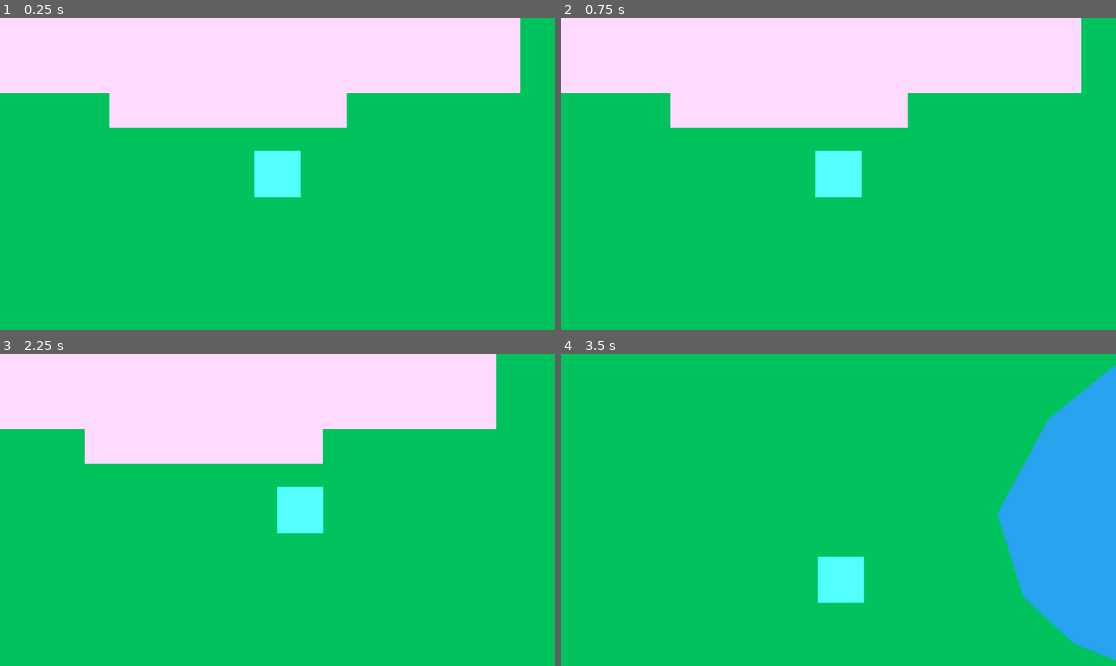
Above: before the commit, frames 1-4 (two rows, left to right).
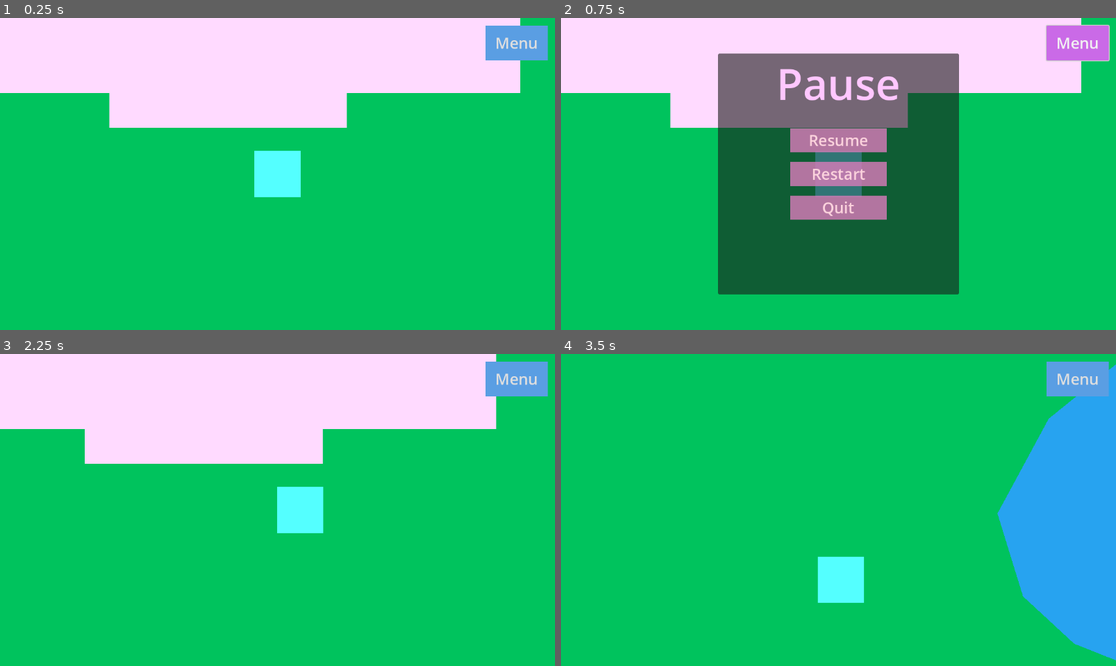
Above: after the commit, the same moments.

Repository: 127333hwy/ONYX-studio
Game: Godot game, scene res://backyard.tscn
Same seed, same stepped clock (60 frames per second), same inputs: the game is played once before the commit and once after it. This scene is started directly instead of the project's main scene.
Inputs (mouse positions are in pixels of both pictures, inside the frame that each line leads up to):
- Up to frame 1 (0.25 s): no input
- Up to frame 2 (0.75 s): click (1077, 42) at 0.5 s, where only the run after the commit has a clickable "Menu"
- Up to frame 3 (2.25 s): click (277, 475) at 1.25 s, where only the run after the commit has a clickable "Resume"; tap Enter at 2 s; hold Right (move_right) from 2.03 s (still down); tap E (interact) at 2.1 s
- Up to frame 4 (3.5 s): release Right (move_right) at 2.78 s; hold Down (move_down) from 2.78 s (still down); tap E (interact) at 2.85 s

The runs differ from the first frame. In frame 1, 1.3% of the frame differs, in the area x 87-99%, y 2-14%; in frame 2, 34%, in the area x 28-99%, y 2-89%; in frame 3, 1.3%; in frame 4, 1.3%.

Commit message:
Added menu for backyard too

Diff:
--- a/backyard.tscn
+++ b/backyard.tscn
@@ -1,7 +1,9 @@
-[gd_scene load_steps=6 format=3 uid="uid://dksw63ymgd5gd"]
+[gd_scene load_steps=12 format=3 uid="uid://dksw63ymgd5gd"]
 
 [ext_resource type="PackedScene" uid="uid://qex813hye4h5" path="res://player.tscn" id="1_apbot"]
-[ext_resource type="Script" path="res://area_2d 2.gd" id="1_e6qmv"]
+[ext_resource type="Script" path="res://BackyardDoor.gd" id="1_e6qmv"]
+[ext_resource type="Script" path="res://button.gd" id="3_b27s0"]
+[ext_resource type="PackedScene" uid="uid://bveq4i1y5dtdf" path="res://pause_menu.tscn" id="4_8geq7"]
 
 [sub_resource type="RectangleShape2D" id="RectangleShape2D_w8oy4"]
 size = Vector2(125.408, 25.4285)
@@ -11,6 +13,20 @@
 
 [sub_resource type="RectangleShape2D" id="RectangleShape2D_43wym"]
 size = Vector2(28, 1320)
+
+[sub_resource type="StyleBoxFlat" id="StyleBoxFlat_0kqq2"]
+bg_color = Color(0.791065, 0.415899, 0.90647, 1)
+
+[sub_resource type="StyleBoxFlat" id="StyleBoxFlat_5crrw"]
+bg_color = Color(0.353738, 0.617813, 0.889272, 1)
+
+[sub_resource type="StyleBoxFlat" id="StyleBoxFlat_b7xfc"]
+
+[sub_resource type="Theme" id="Theme_17l41"]
+Button/font_sizes/font_size = 32
+Button/styles/hover = SubResource("StyleBoxFlat_0kqq2")
+Button/styles/normal = SubResource("StyleBoxFlat_5crrw")
+Button/styles/pressed = SubResource("StyleBoxFlat_b7xfc")
 
 [node name="Backyard" type="Node2D"]
 
@@ -38,10 +54,10 @@
 color = Color(1, 0.854902, 1, 1)
 polygon = PackedVector2Array(56, 15.4286, 56, 115.714, 168, 115.714, 168, 138.857, 292.889, 138.857, 292.889, 115.714, 384, 115.714, 384, 0, 56, 0, 56, 7.71429)
 
-[node name="Area2D" type="Area2D" parent="Resturant"]
+[node name="BackyardDoor" type="Area2D" parent="Resturant"]
 script = ExtResource("1_e6qmv")
 
-[node name="CollisionShape2D" type="CollisionShape2D" parent="Resturant/Area2D"]
+[node name="CollisionShape2D" type="CollisionShape2D" parent="Resturant/BackyardDoor"]
 position = Vector2(230.186, 126.142)
 shape = SubResource("RectangleShape2D_w8oy4")
 
@@ -129,4 +145,24 @@
 rotation = -1.57063
 shape = SubResource("RectangleShape2D_43wym")
 
-[connection signal="body_entered" from="Resturant/Area2D" to="Resturant/Area2D" method="_on_body_entered"]
+[node name="CanvasLayer" type="CanvasLayer" parent="."]
+
+[node name="Button" type="Button" parent="CanvasLayer"]
+process_mode = 3
+anchors_preset = 1
+anchor_left = 1.0
+anchor_right = 1.0
+offset_left = -144.0
+offset_top = 16.0
+offset_right = -15.0
+offset_bottom = 88.0
+grow_horizontal = 0
+theme = SubResource("Theme_17l41")
+text = "Menu
+"
+script = ExtResource("3_b27s0")
+
+[node name="PauseMenu" parent="CanvasLayer" instance=ExtResource("4_8geq7")]
+
+[connection signal="body_entered" from="Resturant/BackyardDoor" to="Resturant/BackyardDoor" method="_on_body_entered"]
+[connection signal="pressed" from="CanvasLayer/Button" to="CanvasLayer/Button" method="_on_pressed"]
--- /dev/null
+++ b/button.gd
@@ -0,0 +1,8 @@
+extends Button
+
+@onready var pause_menu: Control = $"../PauseMenu"
+
+
+func _on_pressed():
+	if pause_menu:
+		pause_menu.is_paused = true
--- a/pause_menu.gd
+++ b/pause_menu.gd
@@ -20,9 +20,8 @@
 
 
 func _on_button_2_pressed() -> void:
-	is_paused = false
-	get_tree().reload_current_scene()
-
+	get_tree().paused = false
+	get_tree().change_scene_to_file("res://prototype.tscn")
 
 func _on_button_3_pressed() -> void:
 	is_paused = false
--- a/prototype.tscn
+++ b/prototype.tscn
@@ -1,28 +1,14 @@
-[gd_scene load_steps=17 format=3 uid="uid://bowthejlbql7e"]
+[gd_scene load_steps=16 format=3 uid="uid://bowthejlbql7e"]
 
 [ext_resource type="PackedScene" uid="uid://c7dpq6e8hyk78" path="res://table.tscn" id="1_72gul"]
 [ext_resource type="PackedScene" uid="uid://qex813hye4h5" path="res://player.tscn" id="1_vmgys"]
 [ext_resource type="PackedScene" uid="uid://cgtwv07q80ihg" path="res://worldboundries.tscn" id="2_8ftn4"]
 [ext_resource type="PackedScene" uid="uid://dnrdknmq77i7a" path="res://pickup.tscn" id="2_883nb"]
 [ext_resource type="Script" path="res://customer_spawner.gd" id="3_uu44d"]
-[ext_resource type="Script" path="res://area_2d.gd" id="3_w6r6j"]
+[ext_resource type="Script" path="res://KitchenDoor.gd" id="3_w6r6j"]
 [ext_resource type="PackedScene" uid="uid://qsr0kovdhi5u" path="res://customer.tscn" id="4_a2g17"]
-[ext_resource type="PackedScene" uid="uid://c5hpd0qvhxme1" path="res://pause_menu.tscn" id="8_hwjwa"]
+[ext_resource type="PackedScene" uid="uid://bveq4i1y5dtdf" path="res://pause_menu.tscn" id="8_hwjwa"]
 [ext_resource type="Script" path="res://open_pause_button.gd" id="8_ji23w"]
-
-[sub_resource type="GDScript" id="GDScript_uxwpr"]
-script/source = "extends Node2D
-
-
-# Called when the node enters the scene tree for the first time.
-func _ready() -> void:
-	pass # Replace with function body.
-
-
-# Called every frame. 'delta' is the elapsed time since the previous frame.
-func _process(delta: float) -> void:
-	pass
-"
 
 [sub_resource type="RectangleShape2D" id="RectangleShape2D_udnpg"]
 size = Vector2(21.9677, 1403.56)
@@ -46,7 +32,6 @@
 
 [node name="prototype" type="Node2D"]
 position = Vector2(1.60001, 0.120216)
-script = SubResource("GDScript_uxwpr")
 
 [node name="kitchen" type="Node" parent="."]
 
@@ -168,16 +153,16 @@
 [node name="Pickup" parent="." instance=ExtResource("2_883nb")]
 position = Vector2(478.4, 543.88)
 
-[node name="BACKDoor" type="Area2D" parent="."]
+[node name="KitchenDoor" type="Area2D" parent="."]
 position = Vector2(86.4, -88.1202)
 script = ExtResource("3_w6r6j")
 
-[node name="Polygon2D" type="Polygon2D" parent="BACKDoor"]
+[node name="Polygon2D" type="Polygon2D" parent="KitchenDoor"]
 position = Vector2(-88, 88.6073)
 scale = Vector2(0.425912, 5.05156)
 polygon = PackedVector2Array(2.04359e-07, 18.8235, 150.857, 18.8235, 150.857, 1.40246e-08, -1.60001, -0.120216)
 
-[node name="CollisionShape2D" type="CollisionShape2D" parent="BACKDoor"]
+[node name="CollisionShape2D" type="CollisionShape2D" parent="KitchenDoor"]
 position = Vector2(-56, 130)
 scale = Vector2(0.425912, 4.65882)
 shape = SubResource("RectangleShape2D_f3uba")
@@ -226,5 +211,5 @@
 [node name="PauseMenu" parent="CanvasLayer" instance=ExtResource("8_hwjwa")]
 
 [connection signal="timeout" from="Timer" to="CustomerSpawner" method="_on_timer_timeout"]
-[connection signal="body_entered" from="BACKDoor" to="BACKDoor" method="_on_body_entered"]
+[connection signal="body_entered" from="KitchenDoor" to="KitchenDoor" method="_on_body_entered"]
 [connection signal="pressed" from="CanvasLayer/OpenPauseButton" to="CanvasLayer/OpenPauseButton" method="_on_pressed"]
Renamed: area_2d 2.gd -> BackyardDoor.gd
Renamed: area_2d.gd -> KitchenDoor.gd
Not shown: 1 places in pause_menu.tscn that only renumber resources
